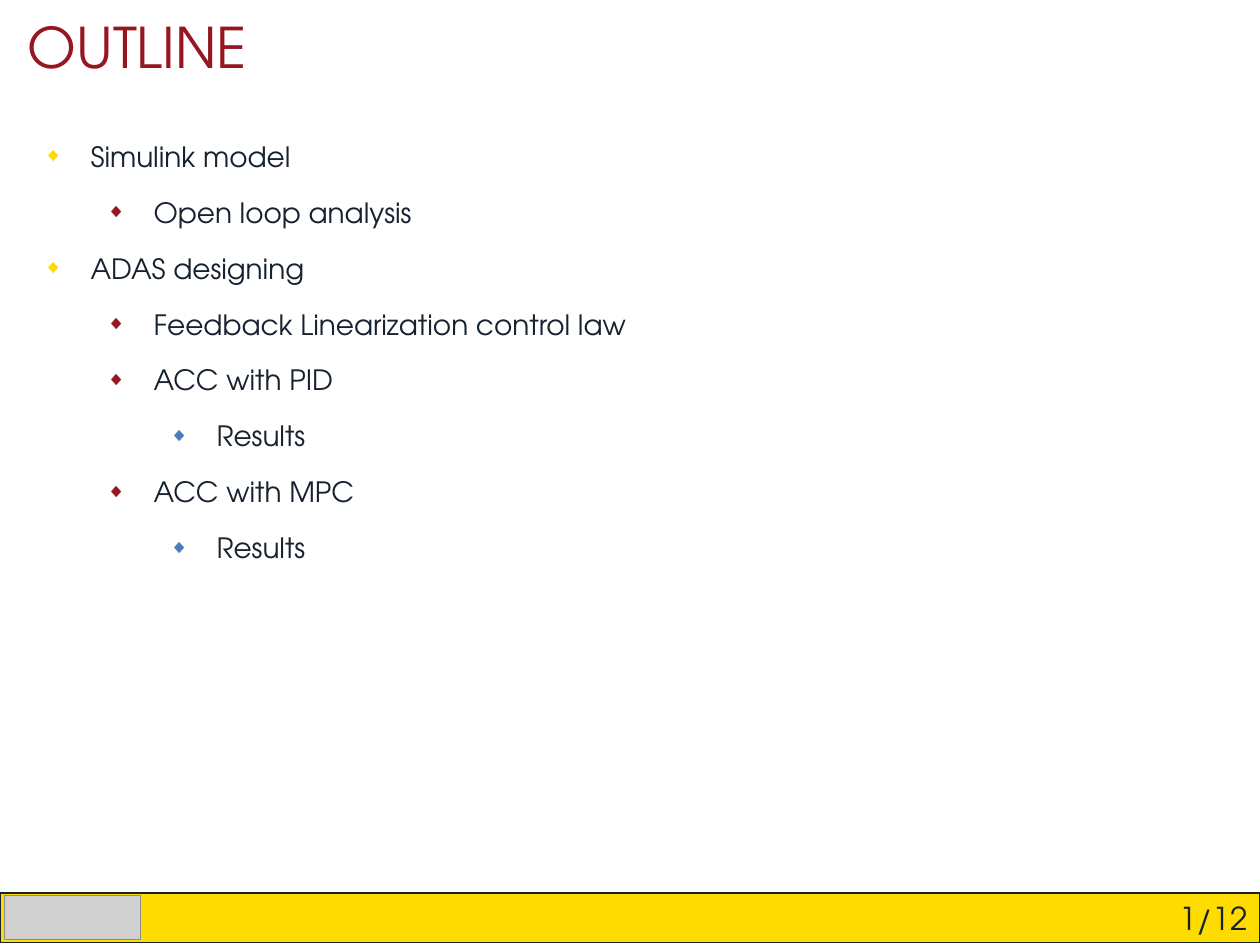
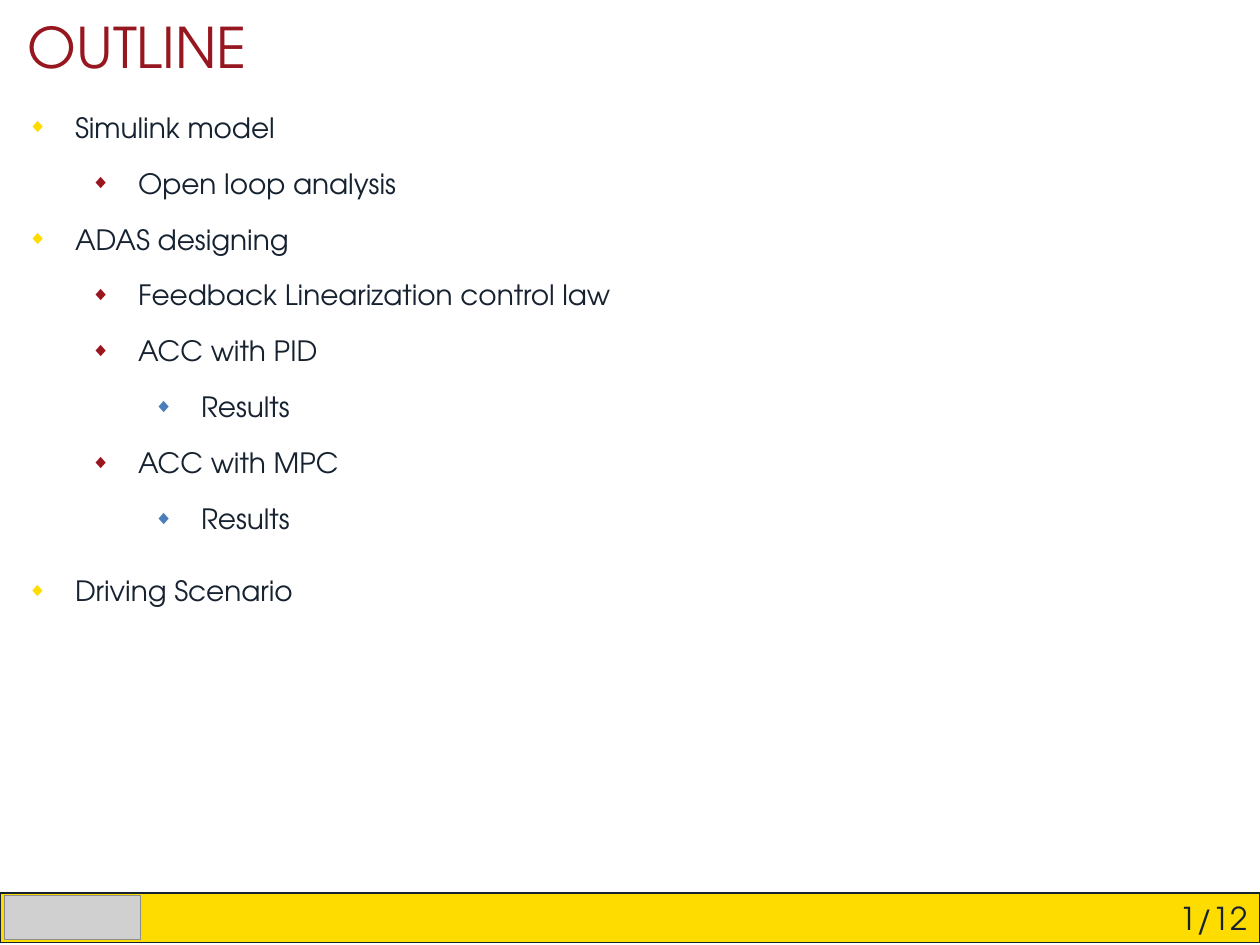
Before and after one commit to Arciro/CSAGV-project, a slide deck: slide 2 of Presentation.pptx. Drawn at 1260x945 pixels with LibreOffice and Linux fonts; fonts in the diff are those of the drawing; grey boxes stand for pictures. Boxes give left, top, right and bottom in pixels: in the first picture for what was removed or moved away, otherwise in the second. Text is boxed around its words. In the diff, an @@ line names an element or a change of style, - is before the commit and + after.

```diff
--- a/Presentation.pptx
+++ b/Presentation.pptx
@@ text "Simulink model" rewrapped from (91,146,626,559) to (75,117,610,474) @@
@@ text added at (75,580,292,607), 16 pt, text #162230 @@
+◆ Driving Scenario
```
Also in this commit, not shown: 2 other slides changed, 2 slides added, 19 other files.
